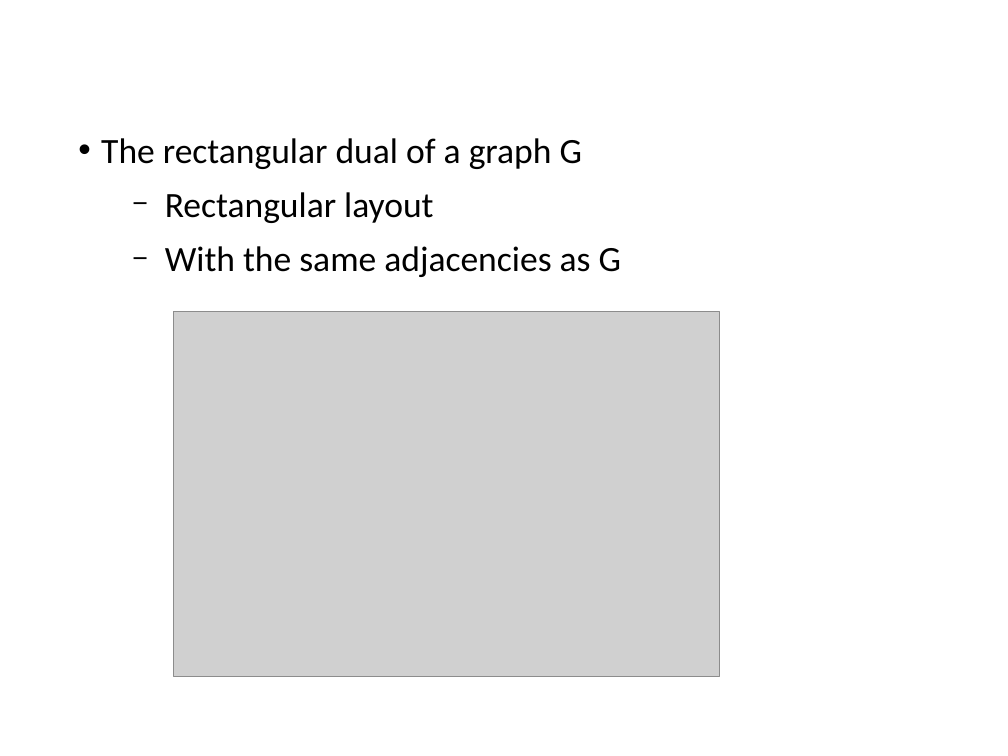
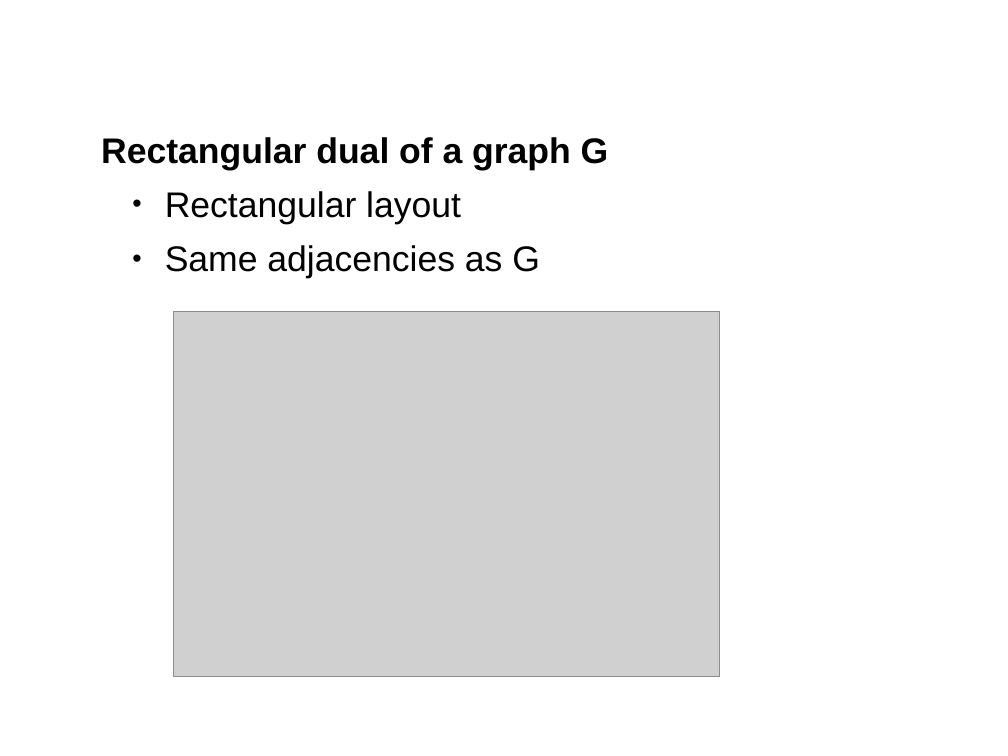
Before and after one commit to SanderBeekhuis/area-universal-duals, a slide deck: slide 11 of midtermtalk/talk.odp (slide 4 before the commit). Drawn at 1008x756 pixels with LibreOffice and Linux fonts; fonts in the diff are those of the drawing; grey boxes stand for pictures; background and template pictures are left out. Boxes give left, top, right and bottom in pixels: in the first picture for what was removed or moved away, otherwise in the second. Text is boxed around its words. In the diff, an @@ line names an element or a change of style, - is before the commit and + after.

```diff
--- a/midtermtalk/talk.odp
+++ b/midtermtalk/talk.odp
@@ title "Rectangular dual" rewrapped from (x1=163, y1=138, x2=398, y2=169) to (x1=101, y1=137, x2=389, y2=170) @@
@@ text at (x1=399, y1=137, x2=609, y2=170): text changed; font Calibri to Arial; bold on @@
-• The rectangular dual of a graph G
+Rectangular dual of a graph G
@@ text at (x1=165, y1=191, x2=461, y2=224): font Calibri to Arial in "Rectangular layout"; bullet − to • @@
@@ text at (x1=165, y1=245, x2=540, y2=278): text changed; font Calibri to Arial @@
-  − With the same adjacencies as G
+  • Same adjacencies as G
```
Also in this commit, not shown: 15 other slides changed, 13 slides added, 6 slides removed, 36 other files.
